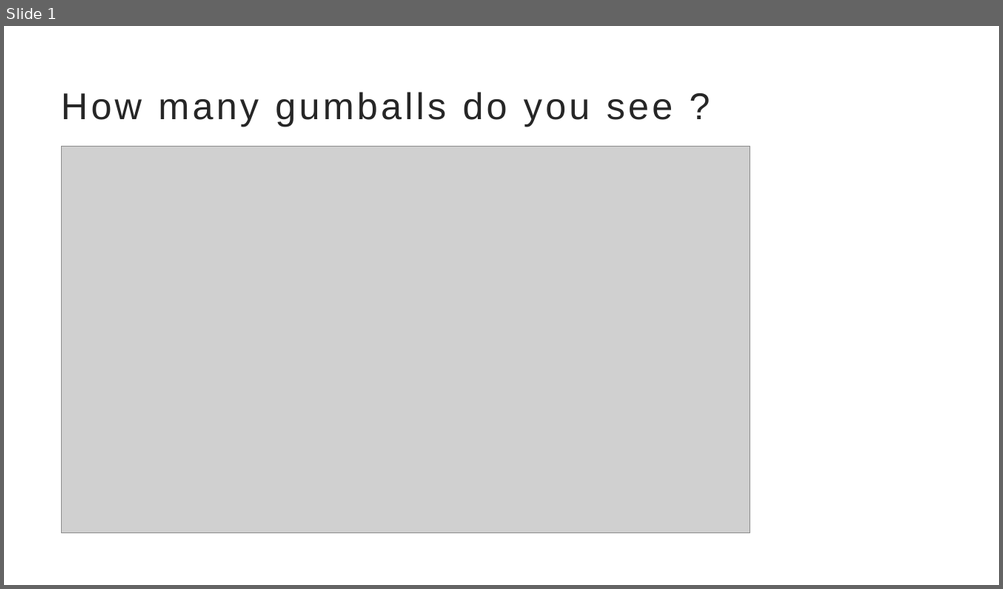
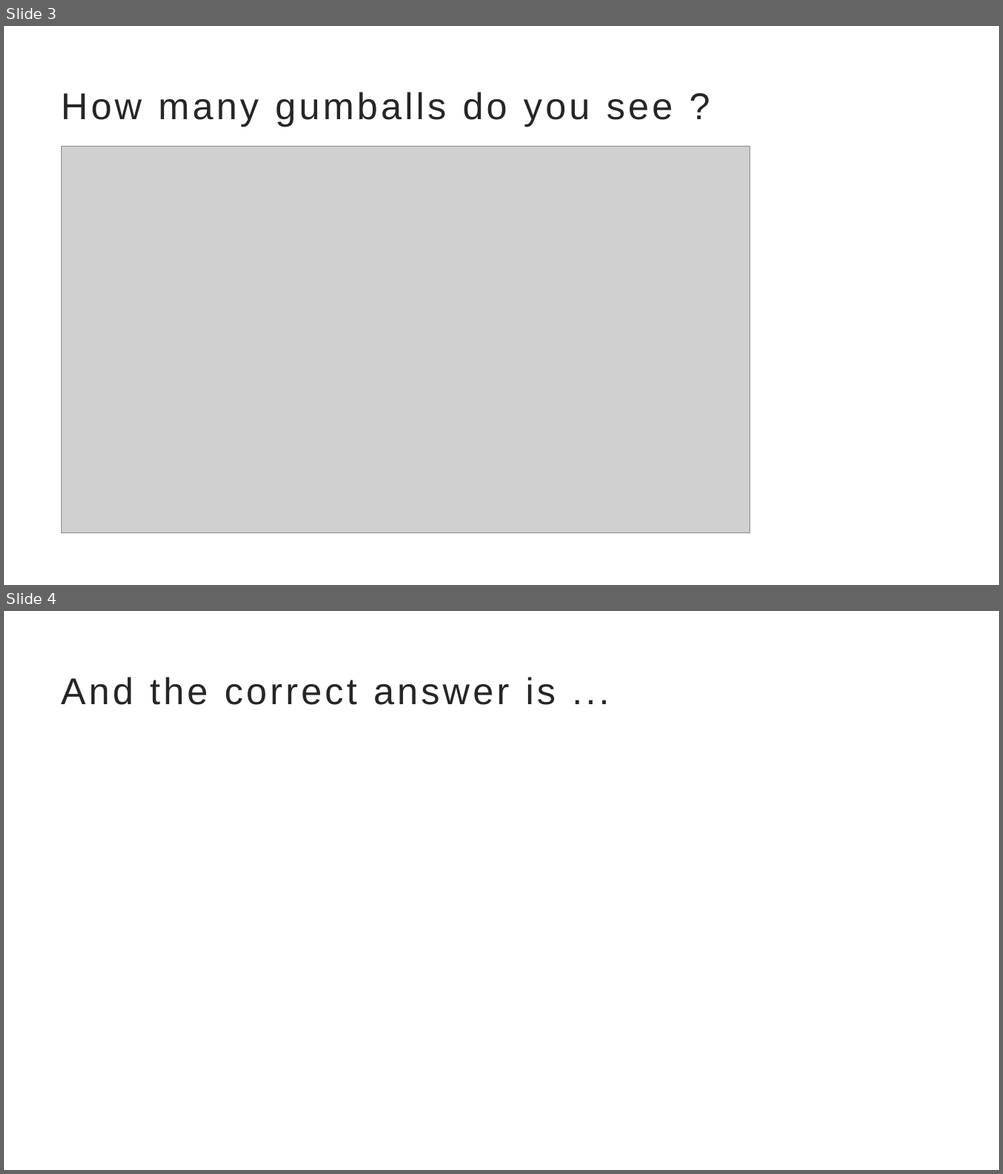
Before and after one commit to brinda-25/workshop, a slide deck: Day1/gumballs/gumballs.pptx. Shown one above the other, each under a label of ours: slide 1 before the commit, slides 3 and 4 after it. The pictures are 1003x589 and 1003x1174 pixels, drawn with LibreOffice and Linux fonts; fonts in the diff are those of the drawing; grey boxes stand for pictures. Boxes give left, top, right and bottom in pixels: in the first picture for what was removed or moved away, otherwise in the second. Text is boxed around its words. In the diff, an @@ line names an element or a change of style, - is before the commit and + after.

```diff
--- a/Day1/gumballs/gumballs.pptx
+++ b/Day1/gumballs/gumballs.pptx
@@ slide 4 added at (4,611,999,1170), background #FFFFFF @@
@@ title added at (61,677,556,705), 36 pt, text #262626 @@
+And the correct answer is ...
@@ what was slide 1 is now slide 3 @@
```
Also in this commit, not shown: 3 other slides added, 6 other files.
